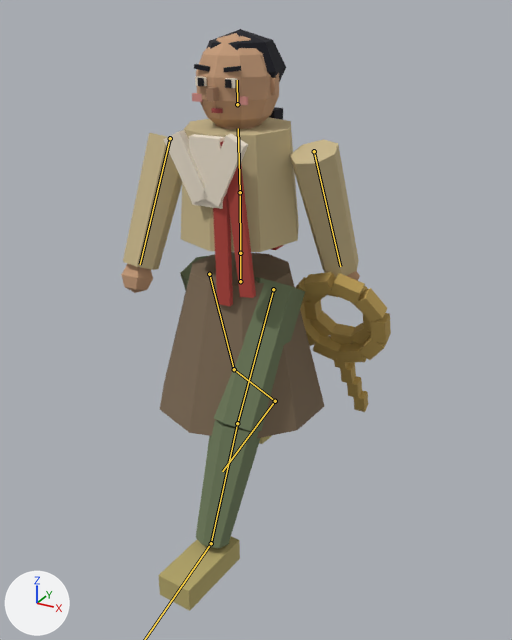
The glTF model assets3d/npcs/npc_N102.glb: old version first, new version second.
One viewpoint serves both versions: a camera (50 mm lens) standing at (1.004, -1.731, 1.607) and looking at (0.068, -0.029, 0.757). Every picture has the same lights, and +X, +Y and +Z are marked at lower left. The picture after the commit comes second. Both versions are drawn at frame 14 of the action 'Walk'; the numbers are the values there. The bones that change are drawn over the model as lines.

In view in the first picture: 'npc_N102_part0', 'npc_N102_part1', 'npc_N102_part10', 'npc_N102_part11', 'npc_N102_part12', 'npc_N102_part2', 'npc_N102_part3', 'npc_N102_part4', 'npc_N102_part5', 'npc_N102_part6', 'npc_N102_part7', 'npc_N102_part8', 'npc_N102_part9'.
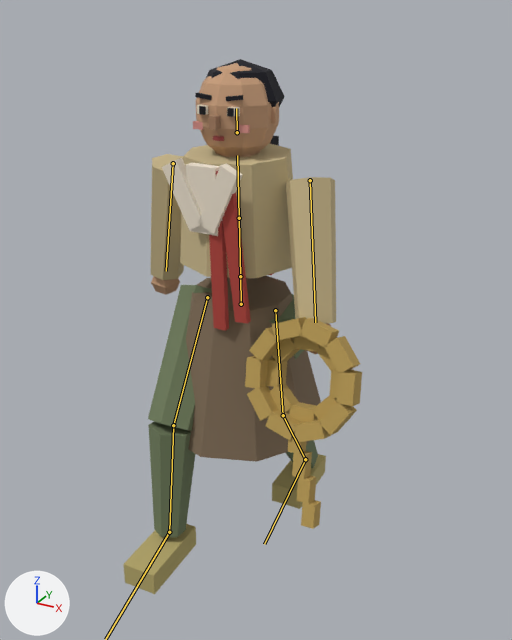
Changed parts and their boxes [x1, y1, x2, y2] in the pictures (512 x 640 px):
'npc_N102_part3', posed (21% narrower, 13% taller): before [123, 117, 359, 277]; after [150, 143, 336, 324]
'npc_N102_part0', posed: before [160, 252, 324, 438]; after [186, 276, 321, 462]
'npc_N102_part1', posed (36% wider, 14% shorter): before [180, 256, 305, 548]; after [148, 285, 318, 537]
'npc_N102_part12', posed: before [295, 272, 391, 412]; after [245, 317, 362, 529]
'npc_N102_part6', posed (25% narrower, 12% taller): before [121, 33, 360, 293]; after [151, 63, 331, 354]
'npc_N102_part2', posed: before [158, 436, 271, 611]; after [123, 454, 326, 594]
'npc_N102_part5', posed: before [163, 76, 248, 209]; after [162, 105, 243, 236]
'npc_N102_part4', posed (7% narrower): before [213, 141, 283, 306]; after [209, 170, 274, 331]
'npc_N102_part8', posed: before [194, 29, 286, 120]; after [195, 59, 285, 146]
'npc_N102_part9', posed: before [192, 93, 248, 105]; after [193, 121, 250, 133]
'npc_N102_part7', posed (9% taller): before [197, 78, 232, 88]; after [199, 106, 234, 117]
bone 'Hips', root to tip: before (240, 281) to (240, 253); after (241, 304) to (240, 276)
bone 'Spine', root to tip: before (240, 253) to (240, 192); after (240, 276) to (239, 218)
bone 'Chest', root to tip: before (240, 192) to (238, 128); after (239, 218) to (237, 155)
bone 'Head', root to tip: before (237, 104) to (237, 80); after (237, 132) to (236, 108)
bone 'UpperArm.L', root to tip: before (314, 151) to (340, 266); after (310, 180) to (315, 322)
bone 'UpperArm.R', root to tip: before (170, 138) to (140, 264); after (173, 163) to (166, 271)
bone 'UpperLeg.L', root to tip: before (273, 289) to (237, 423); after (275, 310) to (283, 415)
bone 'LowerLeg.L', root to tip: before (237, 423) to (211, 543); after (283, 415) to (305, 459)
bone 'UpperLeg.R', root to tip: before (209, 274) to (234, 369); after (207, 297) to (173, 425)
bone 'LowerLeg.R', root to tip: before (234, 369) to (275, 401); after (173, 425) to (169, 532)
bone 'Foot.R', root to tip: before (275, 401) to (222, 471); after (169, 532) to (105, 639)

The edits, one by one:
Bone 'Hips' (bone_hips) moves from (0.0, 0.001, 0.0) to (0.0, -0.072, 0.0).
Bone 'Hips' (bone_hips) turns from (0, -5, 0) to (1, 3, 0) degrees about its own x, y and z.
Bone 'Spine' (bone_spine) turns from (0, 0, 0) to (0, -2, 0) degrees about its own x, y and z.
Bone 'Chest' (bone_chest) turns from (2, 7, 0) to (1, -2, 0) degrees about its own x, y and z.
Bone 'Head' (bone_head) turns from (0, -3, 0) to (-2, 4, 0) degrees about its own x, y and z.
Bone 'UpperArm.L' (bone_upperarm_l) turns from (17, 2, 2) to (-18, -2, -8) degrees about its own x, y and z.
Bone 'UpperArm.R' (bone_upperarm_r) turns from (-21, 3, 2) to (6, -1, 5) degrees about its own x, y and z.
Bone 'UpperLeg.L' (bone_upperleg_l) turns from (-28, 0, 0) to (9, 0, 0) degrees about its own x, y and z.
Bone 'LowerLeg.L' (bone_lowerleg_l) turns from (5, 0, 0) to (25, 0, 0) degrees about its own x, y and z.
Bone 'Foot.L' (bone_foot_l) turns from (23, 0, 0) to (-35, 0, 0) degrees about its own x, y and z.
Bone 'UpperLeg.R' (bone_upperleg_r) turns from (18, 0, 0) to (-34, 0, 0) degrees about its own x, y and z.
Bone 'LowerLeg.R' (bone_lowerleg_r) turns from (29, 0, 0) to (25, 0, 0) degrees about its own x, y and z.
Bone 'Foot.R' (bone_foot_r) turns from (-47, 0, 0) to (8, 0, 0) degrees about its own x, y and z.
